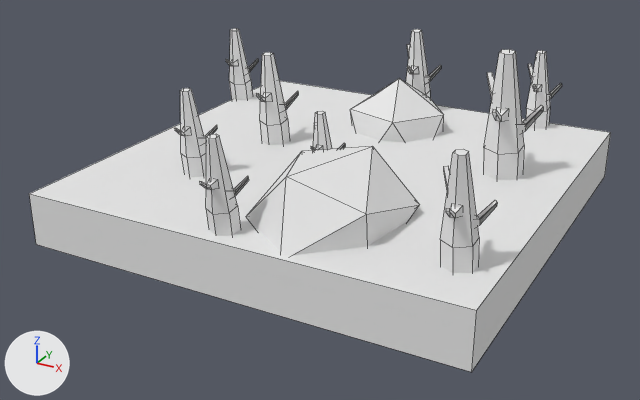
Renders of the OBJ model Models/4_2.obj from each side of a commit.
Rendered twice from a 50 mm lens placed at (1.76, -3.45, 1.62), pointed at (-0.05, -0.16, -0.03). Every picture has the same lights, and +X, +Y and +Z are marked at lower left. Mesh edges are drawn as thin lines. Where no turn or scale is listed for an object, it has been applied to the vertices.

The first picture shows 'Red_Tile_2.004'.
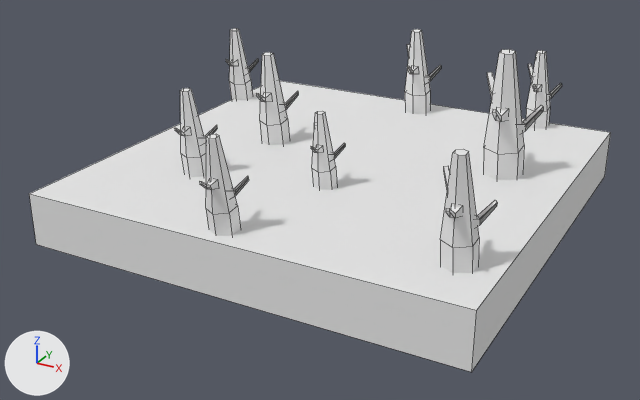
Location of each change, (x1, y1, x2, y2) in pixels of the pictures (640 x 400 px):
```json
{"part": 1, "of": "me_red_tile_2_004", "change": "deleted", "before": [246, 146, 420, 255]}
{"part": 2, "of": "me_red_tile_2_004", "change": "deleted", "before": [350, 78, 444, 142]}
```

Scene script edits in JSON lines:
```json
{"block": "me_red_tile_2_004", "where": "me_red_tile_2_004.from_pydata(...)  # 518 vertices, 406 faces; spans x -1.07..1.0, y -1.02..1.0, z -0.18..0.69"}
{"block": "me_red_tile_2_004", "where": "# used by ob_red_tile_2_004; location = (0.0, 0.0, 0.0)"}
{"block": "me_red_tile_2_004", "change": "me_red_tile_2_004 part 1: the loose piece of 12 vertices spanning x -0.06..0.54, y -0.98..-0.16, z -0.1..0.38 is deleted"}
{"block": "me_red_tile_2_004", "change": "me_red_tile_2_004 part 2: the loose piece of 12 vertices spanning x -0.23..0.26, y 0.32..0.8, z -0.18..0.38 is deleted"}
```
